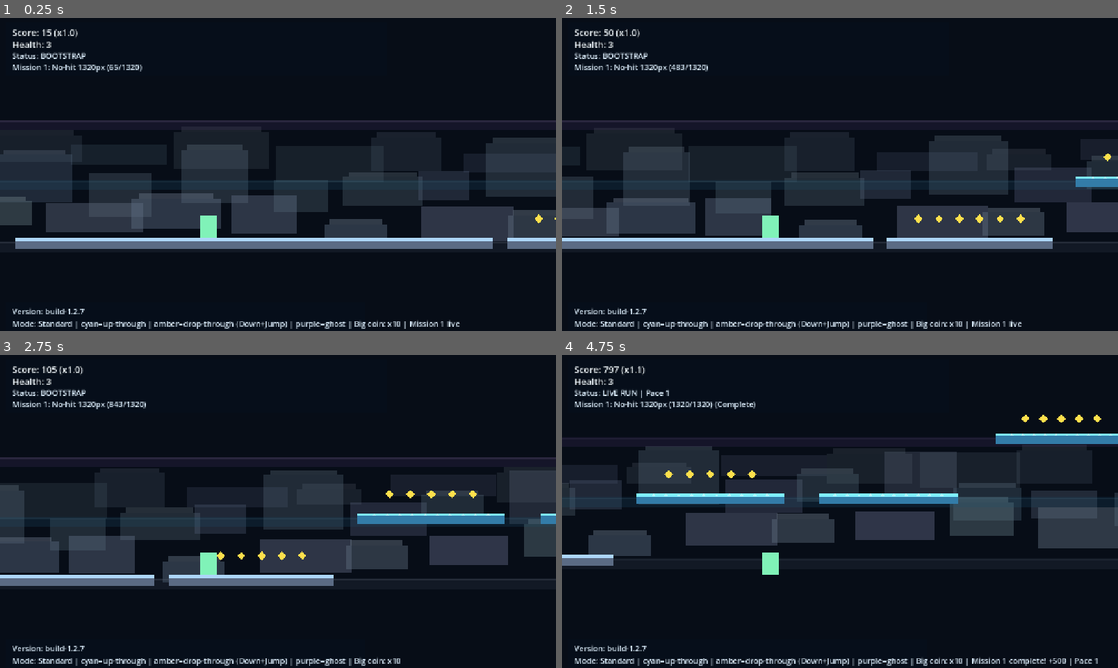
Above: before the commit, frames 1-4 (two rows, left to right).
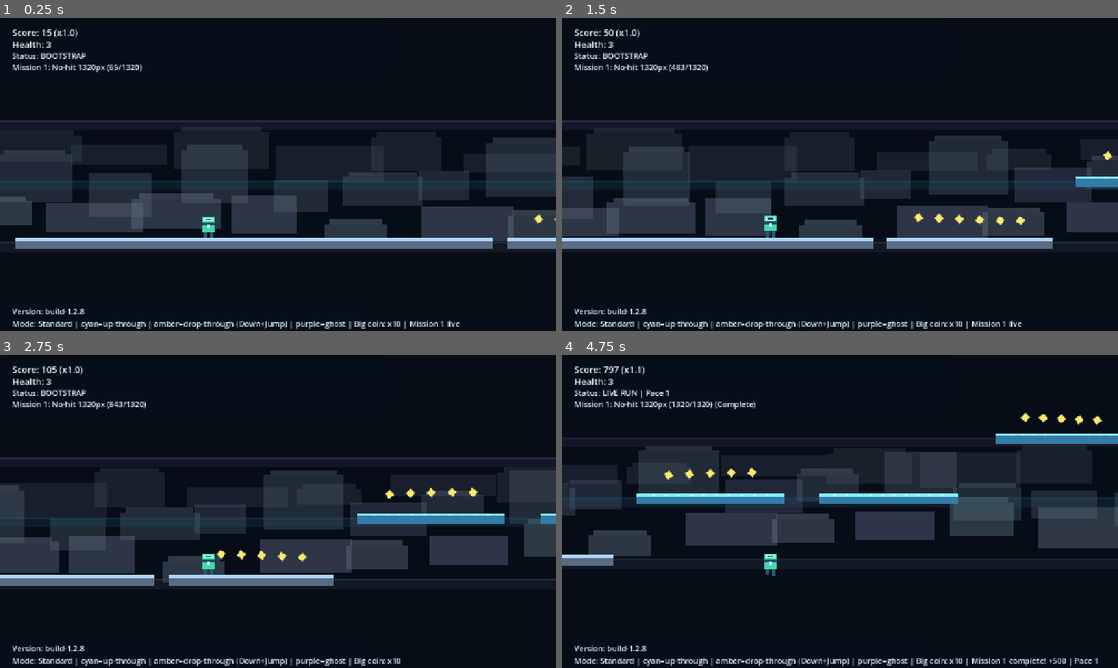
Above: after the commit, the same moments.

Repository: DKE-DEV-33/Endless-Runner-Redux
Game: Godot game, scene res://scenes/Main.tscn
Same seed, same stepped clock (60 frames per second), same inputs: the game is played once before the commit and once after it.
Inputs:
- Up to frame 1 (0.25 s): no input
- Up to frame 2 (1.5 s): tap Enter at 0.5 s; hold Right (ui_right) from 0.53 s (still down); tap Space (jump) at 0.77 s
- Up to frame 3 (2.75 s): tap Space (jump) at 1.52 s; release Right (ui_right) at 2.03 s; hold Left (ui_left) from 2.03 s (still down)
- Up to frame 4 (4.75 s): release Left (ui_left) at 2.78 s; hold Right (ui_right) 2.78-4.28 s; tap Space (jump) at 3.02, 3.77, 4.52 s; hold Left (ui_left) from 4.28 s (still down)

The runs differ from the first frame. In frame 1, 0.3% of the frame differs, in the area x 14-100%, y 62-95%; in frame 2, 0.5%; in frame 3, 0.6%; in frame 4, 0.6%, in the area x 14-98%, y 18-95%.

Commit message:
Start art pass with clearer player, hazard, and pickup visuals

Diff:
--- a/scenes/Main.tscn
+++ b/scenes/Main.tscn
@@ -137,7 +137,7 @@
 offset_top = 662.0
 offset_right = 500.0
 offset_bottom = 690.0
-text = "Version: build-1.2.7"
+text = "Version: build-1.2.8"
 label_settings = SubResource("3")
 
 [node name="PauseLayer" type="CanvasLayer" parent="."]
--- a/scripts/main.gd
+++ b/scripts/main.gd
@@ -1,5 +1,5 @@
 extends Node2D
-const BUILD_VERSION: String = "build-1.2.7"
+const BUILD_VERSION: String = "build-1.2.8"
 
 const PLATFORM_THICKNESS: float = 24.0
 const PLAYER_AHEAD_SPAWN: float = 1650.0
@@ -167,6 +167,7 @@
 	_update_section_progression()
 	_update_parallax_layers()
 	_update_lane_guides()
+	_animate_runtime_visuals()
 	_refresh_info_label()
 
 	distance_score = int(player.global_position.x / 12.0)
@@ -595,6 +596,7 @@
 func _create_coin(pos: Vector2) -> Area2D:
 	var area: Area2D = Area2D.new()
 	area.position = pos
+	area.set_meta("base_y", pos.y)
 
 	var shape: CollisionShape2D = CollisionShape2D.new()
 	var circle: CircleShape2D = CircleShape2D.new()
@@ -607,7 +609,16 @@
 		Vector2(-10, 0), Vector2(0, -10), Vector2(10, 0), Vector2(0, 10)
 	])
 	sprite.color = Color(1.0, 0.88, 0.30)
+	sprite.set_meta("is_coin_core", true)
 	area.add_child(sprite)
+
+	var ring: Polygon2D = Polygon2D.new()
+	ring.polygon = PackedVector2Array([
+		Vector2(-12, 0), Vector2(0, -12), Vector2(12, 0), Vector2(0, 12)
+	])
+	ring.color = Color(1.0, 0.98, 0.64, 0.34)
+	ring.set_meta("is_coin_ring", true)
+	area.add_child(ring)
 
 	area.body_entered.connect(_on_coin_body_entered.bind(area))
 	return area
@@ -615,6 +626,7 @@
 func _create_big_coin(pos: Vector2) -> Area2D:
 	var area: Area2D = Area2D.new()
 	area.position = pos
+	area.set_meta("base_y", pos.y)
 
 	var shape: CollisionShape2D = CollisionShape2D.new()
 	var circle: CircleShape2D = CircleShape2D.new()
@@ -627,7 +639,16 @@
 		Vector2(-14, 0), Vector2(0, -14), Vector2(14, 0), Vector2(0, 14)
 	])
 	sprite.color = Color(1.0, 0.65, 0.12)
+	sprite.set_meta("is_big_coin_core", true)
 	area.add_child(sprite)
+
+	var ring: Polygon2D = Polygon2D.new()
+	ring.polygon = PackedVector2Array([
+		Vector2(-18, 0), Vector2(0, -18), Vector2(18, 0), Vector2(0, 18)
+	])
+	ring.color = Color(1.0, 0.82, 0.42, 0.42)
+	ring.set_meta("is_big_coin_ring", true)
+	area.add_child(ring)
 
 	area.body_entered.connect(_on_big_coin_body_entered.bind(area))
 	return area
@@ -642,12 +663,28 @@
 	shape.shape = circle
 	area.add_child(shape)
 
-	var sprite: Polygon2D = Polygon2D.new()
-	sprite.polygon = PackedVector2Array([
-		Vector2(-12, 12), Vector2(0, -14), Vector2(12, 12)
+	var base: Polygon2D = Polygon2D.new()
+	base.polygon = PackedVector2Array([
+		Vector2(-14, 11), Vector2(14, 11), Vector2(10, 16), Vector2(-10, 16)
 	])
-	sprite.color = Color(0.95, 0.35, 0.25)
-	area.add_child(sprite)
+	base.color = Color(0.18, 0.15, 0.14)
+	area.add_child(base)
+
+	var flame_outer: Polygon2D = Polygon2D.new()
+	flame_outer.polygon = PackedVector2Array([
+		Vector2(-12, 12), Vector2(-4, -2), Vector2(0, -18), Vector2(5, -2), Vector2(12, 12)
+	])
+	flame_outer.color = Color(0.96, 0.35, 0.22)
+	flame_outer.set_meta("is_flame_outer", true)
+	area.add_child(flame_outer)
+
+	var flame_inner: Polygon2D = Polygon2D.new()
+	flame_inner.polygon = PackedVector2Array([
+		Vector2(-6, 10), Vector2(-2, 0), Vector2(0, -10), Vector2(3, 0), Vector2(6, 10)
+	])
+	flame_inner.color = Color(1.0, 0.80, 0.34)
+	flame_inner.set_meta("is_flame_inner", true)
+	area.add_child(flame_inner)
 
 	area.body_entered.connect(_on_hazard_body_entered)
 	return area
@@ -789,6 +826,36 @@
 		if sp.global_position.x < limit:
 			speed_pickups.erase(sp)
 			sp.queue_free()
+
+func _animate_runtime_visuals() -> void:
+	var phase: float = run_seconds * 5.8
+
+	for coin: Area2D in coins:
+		if not is_instance_valid(coin):
+			continue
+		coin.rotation = sin(phase + coin.global_position.x * 0.013) * 0.18
+		var coin_base_y: float = float(coin.get_meta("base_y", coin.position.y))
+		coin.position.y = coin_base_y + (sin((phase * 1.6) + coin.global_position.x * 0.011) * 4.0)
+
+	for big_coin: Area2D in big_coins:
+		if not is_instance_valid(big_coin):
+			continue
+		big_coin.rotation = sin((phase * 0.9) + big_coin.global_position.x * 0.008) * 0.22
+		var big_base_y: float = float(big_coin.get_meta("base_y", big_coin.position.y))
+		big_coin.position.y = big_base_y + (sin((phase * 1.2) + big_coin.global_position.x * 0.009) * 5.0)
+		big_coin.scale = Vector2.ONE * (1.0 + (sin(phase + big_coin.global_position.x * 0.006) * 0.04))
+
+	for hazard: Area2D in hazards:
+		if not is_instance_valid(hazard):
+			continue
+		var flicker: float = 1.0 + (sin((phase * 1.8) + hazard.global_position.x * 0.02) * 0.08)
+		for node: Node in hazard.get_children():
+			if node is Polygon2D:
+				var poly: Polygon2D = node
+				if bool(poly.get_meta("is_flame_outer", false)):
+					poly.scale = Vector2(flicker, 1.0 + (flicker - 1.0) * 1.7)
+				elif bool(poly.get_meta("is_flame_inner", false)):
+					poly.scale = Vector2(flicker * 0.95, 1.0 + (flicker - 1.0) * 2.0)
 
 func _pick_reachable_lane(previous_lane: int) -> int:
 	var picked: int = rng.randi_range(maxi(0, previous_lane - 1), mini(LANE_Y.size() - 1, previous_lane + 1))
--- a/scripts/player.gd
+++ b/scripts/player.gd
@@ -98,7 +98,24 @@
 	move_and_slide()
 
 func _draw() -> void:
-	draw_rect(Rect2(-18, -26, 36, 52), Color(0.50, 0.95, 0.72), true)
+	var t: float = Time.get_ticks_msec() * 0.001
+	var stride: float = sin(t * 14.0 + global_position.x * 0.01)
+	var bob: float = sin(t * 10.0 + global_position.x * 0.008) * 1.2
+
+	# Body shell (sci-fi/medieval mix).
+	draw_rect(Rect2(-14, -24 + bob, 28, 36), Color(0.25, 0.86, 0.68), true)
+	draw_rect(Rect2(-12, -22 + bob, 24, 9), Color(0.62, 0.98, 0.86), true)
+	draw_rect(Rect2(-6, -19 + bob, 12, 3), Color(0.09, 0.24, 0.33), true) # visor
+
+	# Shoulder/cape accent.
+	draw_rect(Rect2(-16, -12 + bob, 32, 8), Color(0.11, 0.22, 0.37, 0.86), true)
+
+	# Legs with simple stride animation.
+	draw_rect(Rect2(-11, 12 + bob, 8, 14 + (stride * 1.8)), Color(0.15, 0.34, 0.47), true)
+	draw_rect(Rect2(3, 12 + bob, 8, 14 - (stride * 1.8)), Color(0.15, 0.34, 0.47), true)
+
+	# Core glow.
+	draw_rect(Rect2(-4, -7 + bob, 8, 8), Color(0.90, 0.99, 0.98, 0.86), true)
 
 func _process(_delta: float) -> void:
 	queue_redraw()
